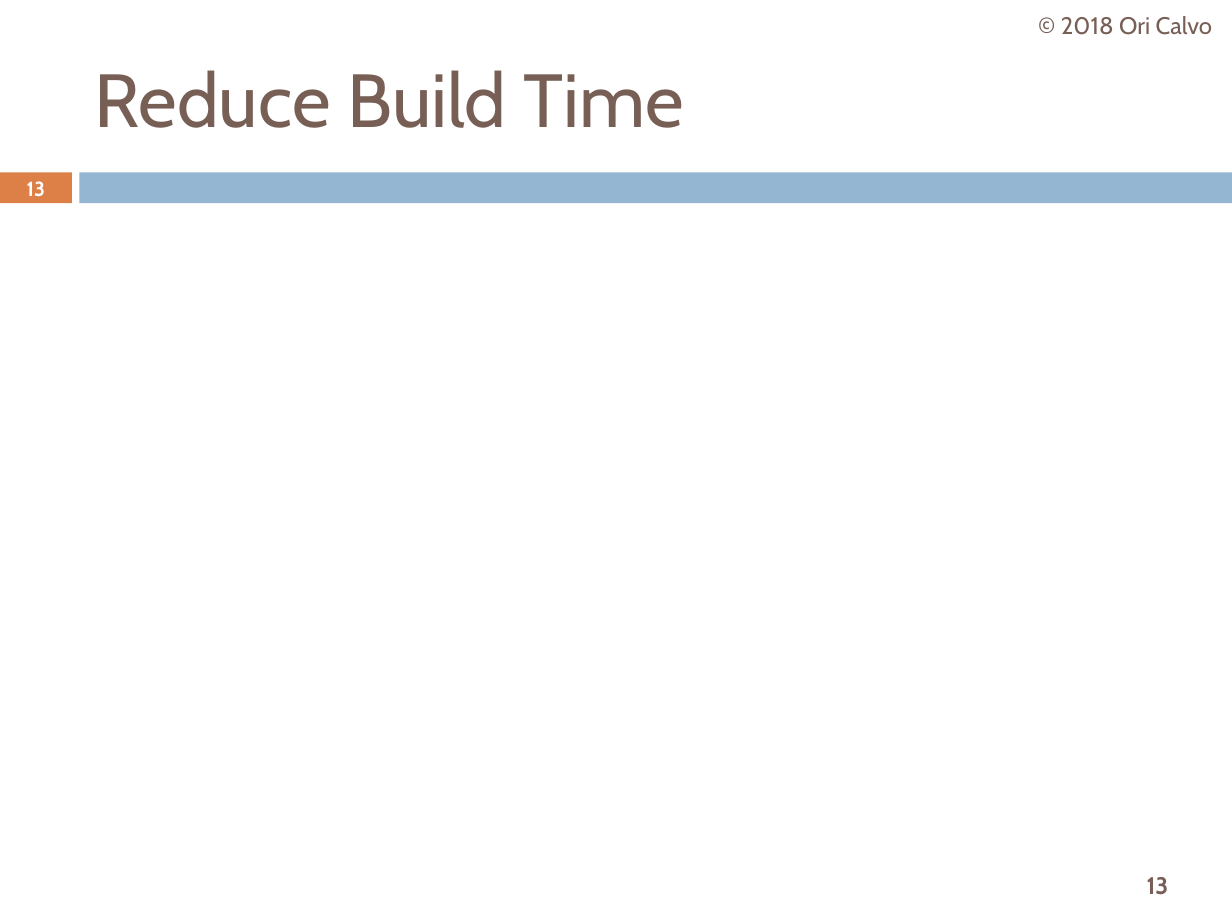
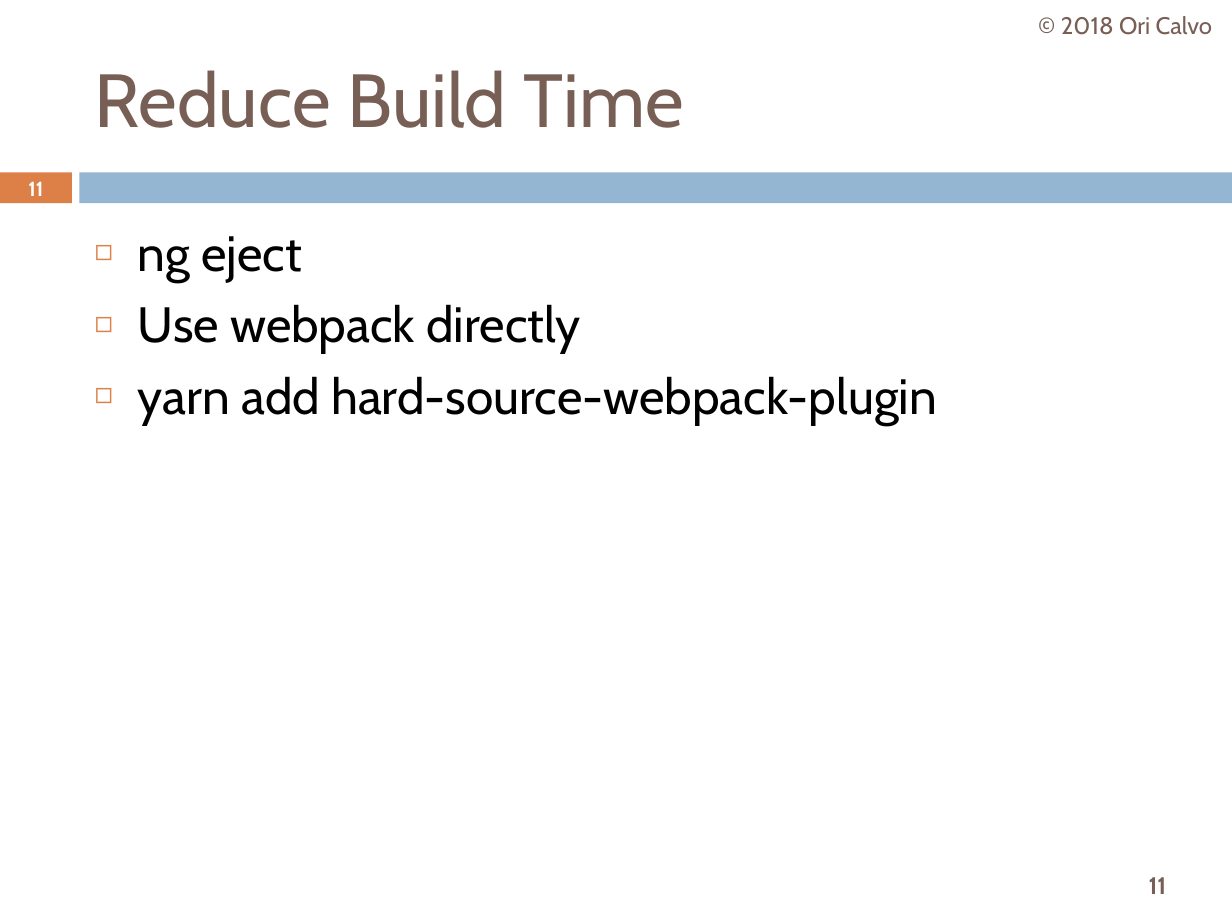
Before and after one commit to oricalvo/meetup-optimizing-angular, a slide deck: slide 11 of Optimizing Angular.pptx (slide 13 before the commit). Drawn at 1232x924 pixels with LibreOffice and Linux fonts; fonts in the diff are those of the drawing; background and template pictures are left out. Boxes give left, top, right and bottom in pixels: in the first picture for what was removed or moved away, otherwise in the second. Text is boxed around its words. In the diff, an @@ line names an element or a change of style, - is before the commit and + after.

```diff
--- a/Optimizing Angular.pptx
+++ b/Optimizing Angular.pptx
@@ page number at (28, 181, 43, 196): text changed @@
-13
+11
@@ text added at (138, 236, 937, 424), 29 pt, text #000000 @@
+◻ ng eject
+◻ Use webpack directly
+◻ yarn add hard-source-webpack-plugin
@@ page number at (1149, 877, 1167, 894): text changed @@
-13
+11
```
Also in this commit, not shown: 2 other slides changed, 37 other files.
